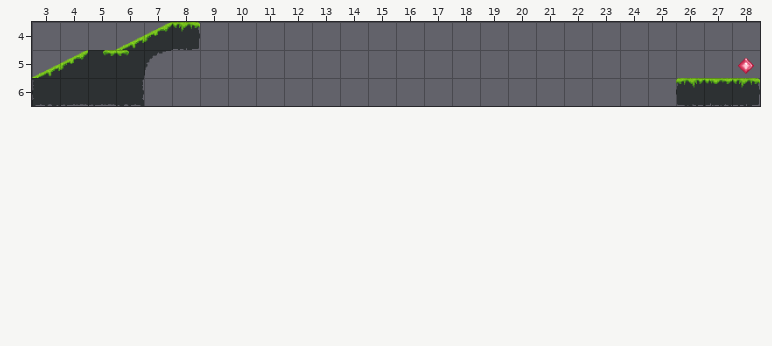
Tiled map -- android/assets/maps/map3.tmx. This is how it looked before the edit.
Cells are 64x64 px. Shown: x 3..28, y 4..6.
The same view after the edit:
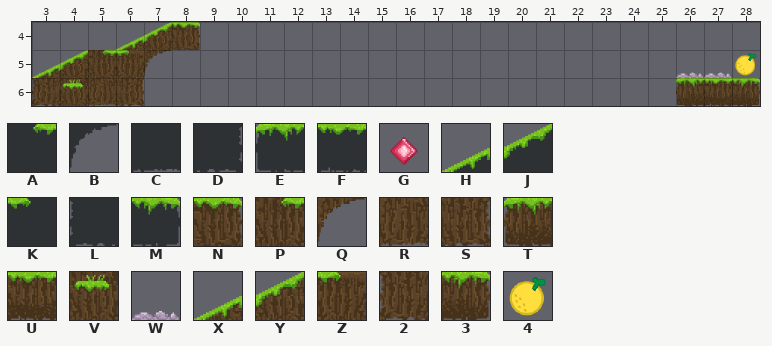
Key: from "MyTiles_64x64": A 7, B 8, C 9, D 18, E 21, F 22, G 50, H 52, J 53, K 57, L 58, M 62; from "Tiles_64x64": N 1, P 7, Q 8, R 9, S 18, T 21, U 22, V 27, W 46, X 52, Y 53, Z 57, 2 58, 3 62; from "endTile": 4 0.
_ is an empty cell.
Edits made:
Layer "map":
The edit turns tile L into tile 2 in row 6 at x 3.
The edit turns tile M into tile 3 in row 6 at x 28.
The edit turns tile G into tile 4 in row 5 at x 28.
The edit turns tile M into tile N in row 4 at x 8.
The edit turns tile A into tile P in row 5 at x 5.
The edit turns tile B into tile Q in row 5 at x 7.
The edit turns tile C into tile R in row 6 at x 5.
The edit turns tile D into tile S in row 6 at x 6.
The edit turns tile E into tile T in row 6 at x 26.
The edit turns tile F into tile U in row 6 at x 27.
The edit turns tile C into tile V in row 6 at x 4.
There is now tile W in row 5 at x 26 to 27.
The edit turns tile H into tile X in row 4 at x 6; in row 5 at x 3.
The edit turns tile J into tile Y in row 4 at x 7; in row 5 at x 4.
The edit turns tile K into tile Z in row 5 at x 6.
Pixel boxes of the changes (left, top, right, bottom) in both pictures:
changed: (32, 22, 200, 106)
changed: (676, 53, 760, 106)
